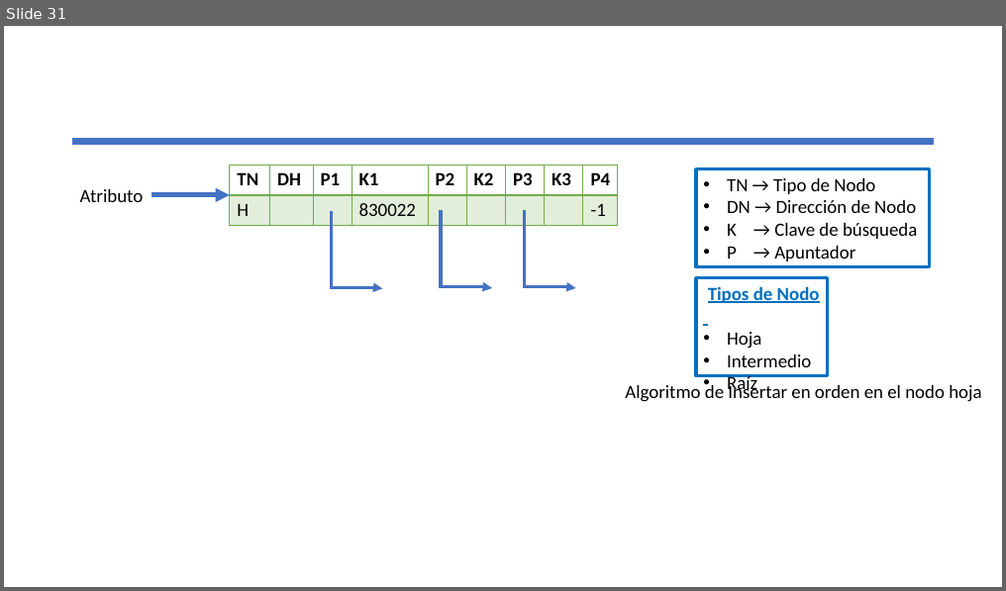
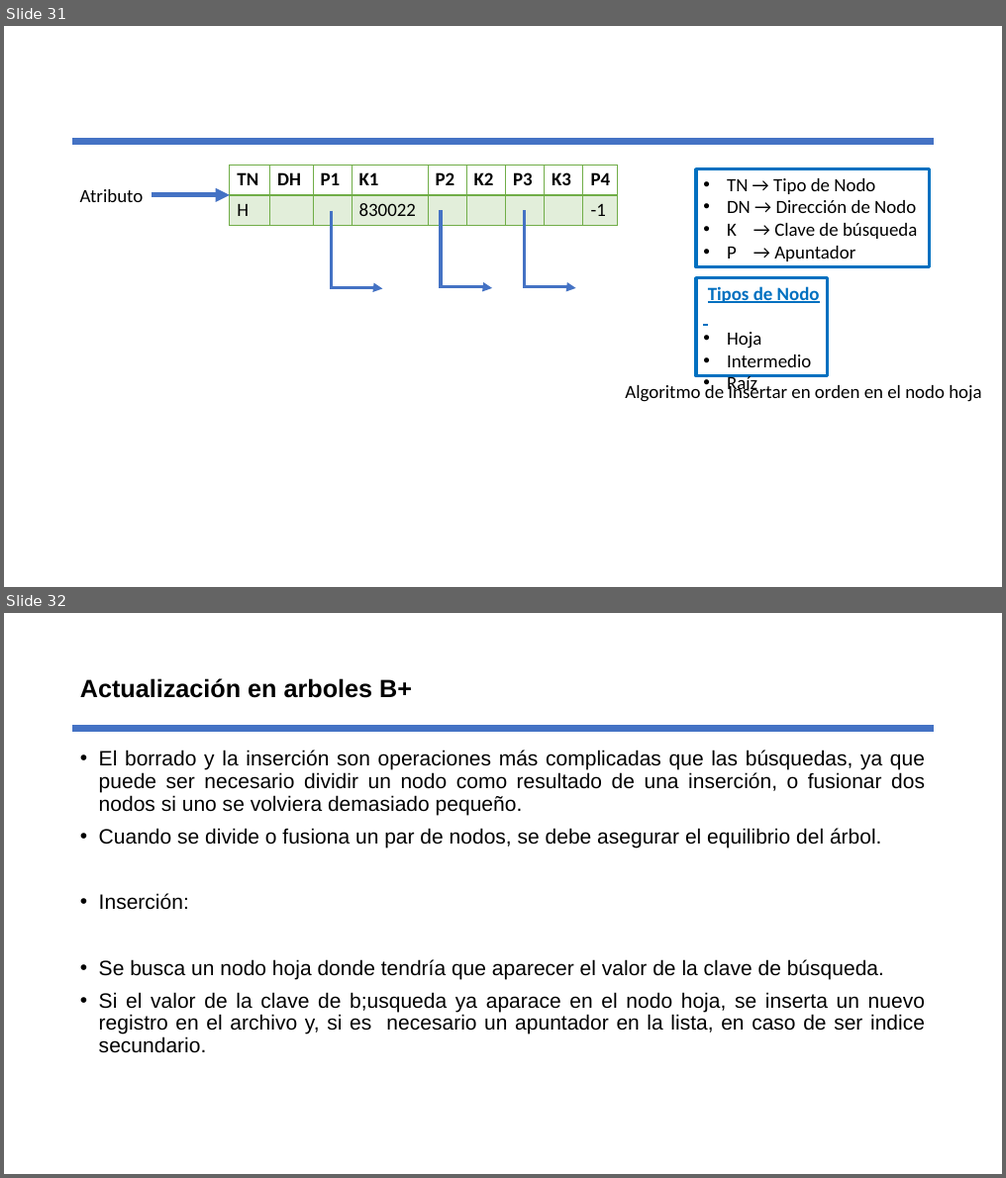
Before and after one commit to AndreyAlonso/Estructuras-de-Archivos, a slide deck: Estructura de Archivos (Apuntes).pptx. Shown one above the other, each under a label of ours: slide 31 before the commit, slides 31 and 32 after it. The pictures are 1006x591 and 1006x1178 pixels, drawn with LibreOffice and Linux fonts; fonts in the diff are those of the drawing. Boxes give left, top, right and bottom in pixels: in the first picture for what was removed or moved away, otherwise in the second. Text is boxed around its words. In the diff, an @@ line names an element or a change of style, - is before the commit and + after.

Commit message:
Registros

```diff
--- a/Estructura de Archivos (Apuntes).pptx
+++ b/Estructura de Archivos (Apuntes).pptx
@@ slide 32 added at (4, 613, 1002, 1174), background #FFFFFF; not listed: 1 template element that a slide beside it also shows @@
@@ title added at (80, 678, 412, 698), 24 pt, text #000000, bold @@
+Actualización en arboles B+
@@ text added at (99, 750, 925, 1054), 20 pt, text #000000 @@
+• El borrado y la inserción son operaciones más complicadas que las búsquedas, ya que puede ser necesario dividir un nodo como resultado de una inserción, o fusionar dos nodos si uno se volviera demasiado pequeño.
+• Cuando se divide o fusiona un par de nodos, se debe asegurar el equilibrio del árbol.
+• Inserción:
+• Se busca un nodo hoja donde tendría que aparecer el valor de la clave de búsqueda.
+• Si el valor de la clave de b;usqueda ya aparace en el nodo hoja, se inserta un nuevo registro en el archivo y, si es necesario un apuntador en la lista, en caso de ser indice secundario.
```
Also in this commit, not shown: 1 other slide added, 6 other files.
